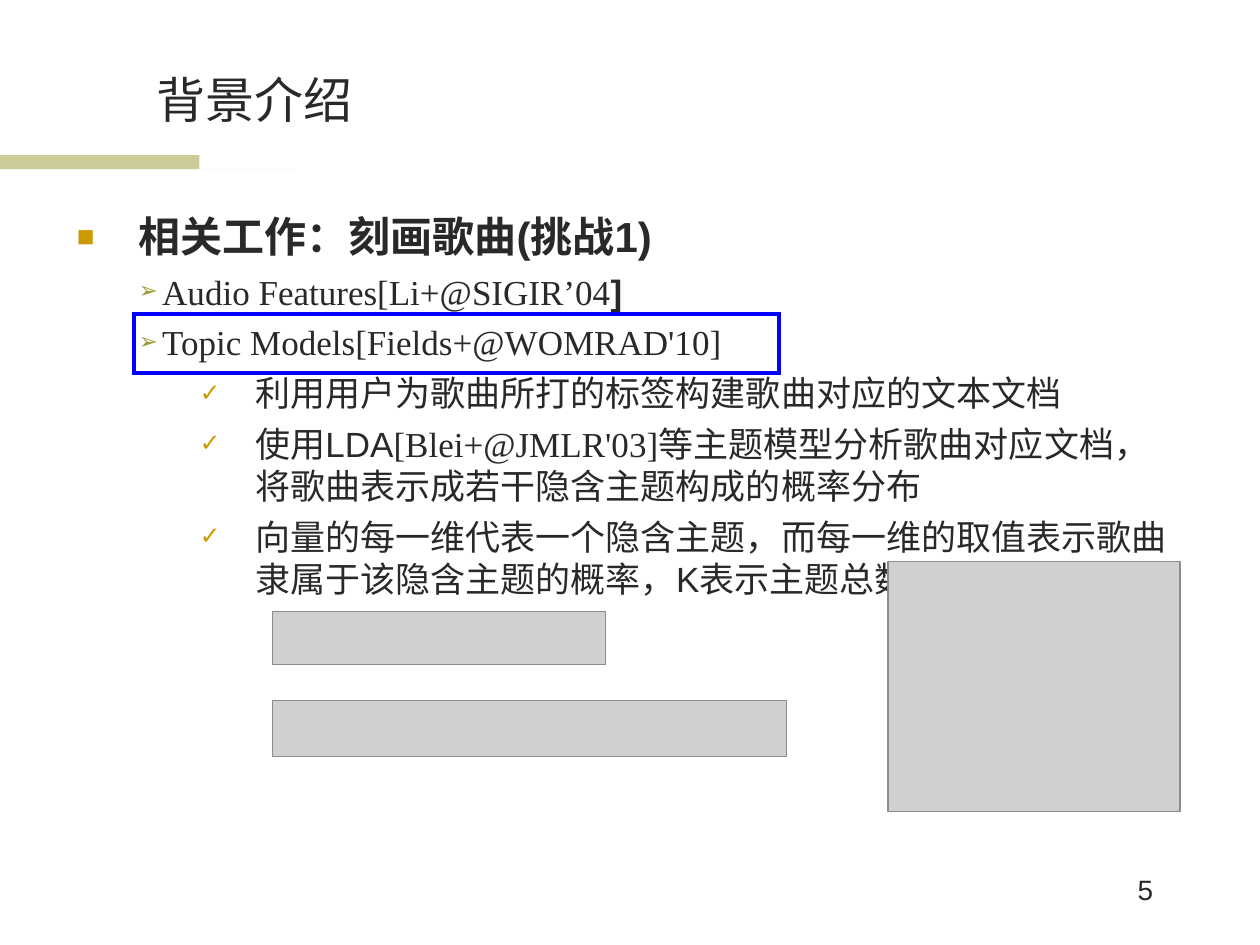
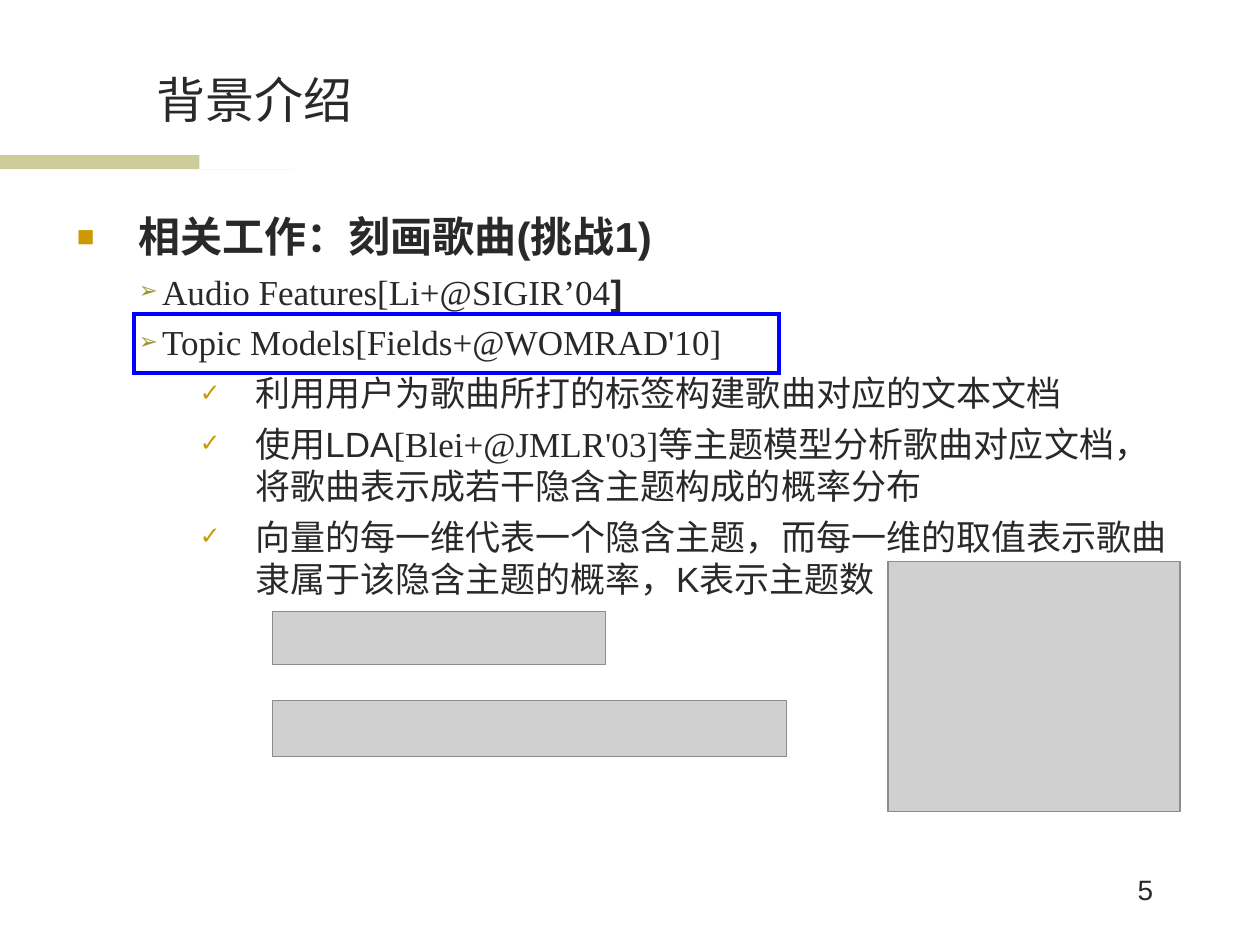
Before and after one commit to wwssttt/NJUThesis, a slide deck: slide 5 of 答辩准备/一种基于时间序列分析的个性化音乐推荐系统及其实现.ppt. Drawn at 1260x945 pixels with LibreOffice and Linux fonts; fonts in the diff are those of the drawing; grey boxes stand for pictures; background and template pictures are left out. Boxes give left, top, right and bottom in pixels: in the first picture for what was removed or moved away, otherwise in the second. Text is boxed around its words. In the diff, an @@ line names an element or a change of style, - is before the commit and + after.

Commit message:
PPT修改1.1

```diff
--- a/答辩准备/一种基于时间序列分析的个性化音乐推荐系统及其实现.ppt
+++ b/答辩准备/一种基于时间序列分析的个性化音乐推荐系统及其实现.ppt
@@ text at (x1=255, y1=520, x2=1166, y2=596): text changed @@
-    ✓ 向量的每一维代表一个隐含主题，而每一维的取值表示歌曲隶属于该隐含主题的概率，K表示主题总数
+    ✓ 向量的每一维代表一个隐含主题，而每一维的取值表示歌曲隶属于该隐含主题的概率，K表示主题数
```
Also in this commit, not shown: 3 other slides changed.
